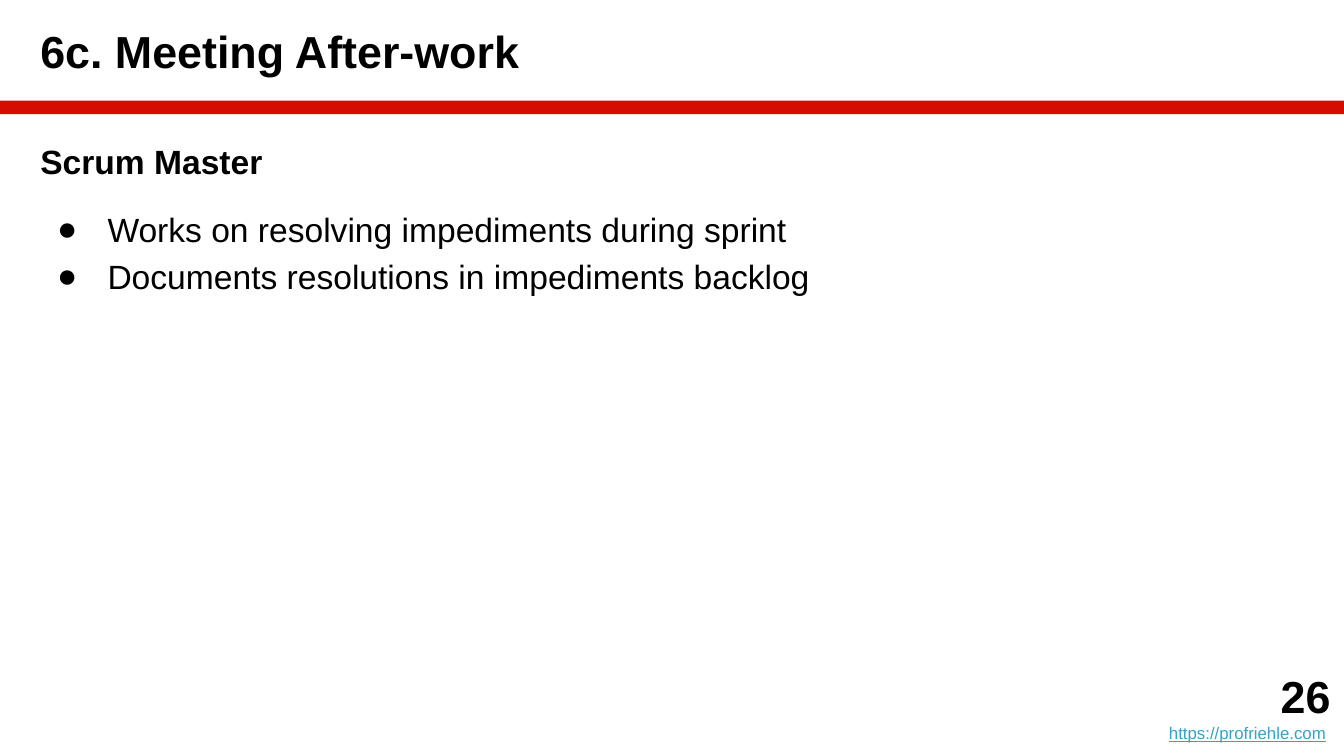
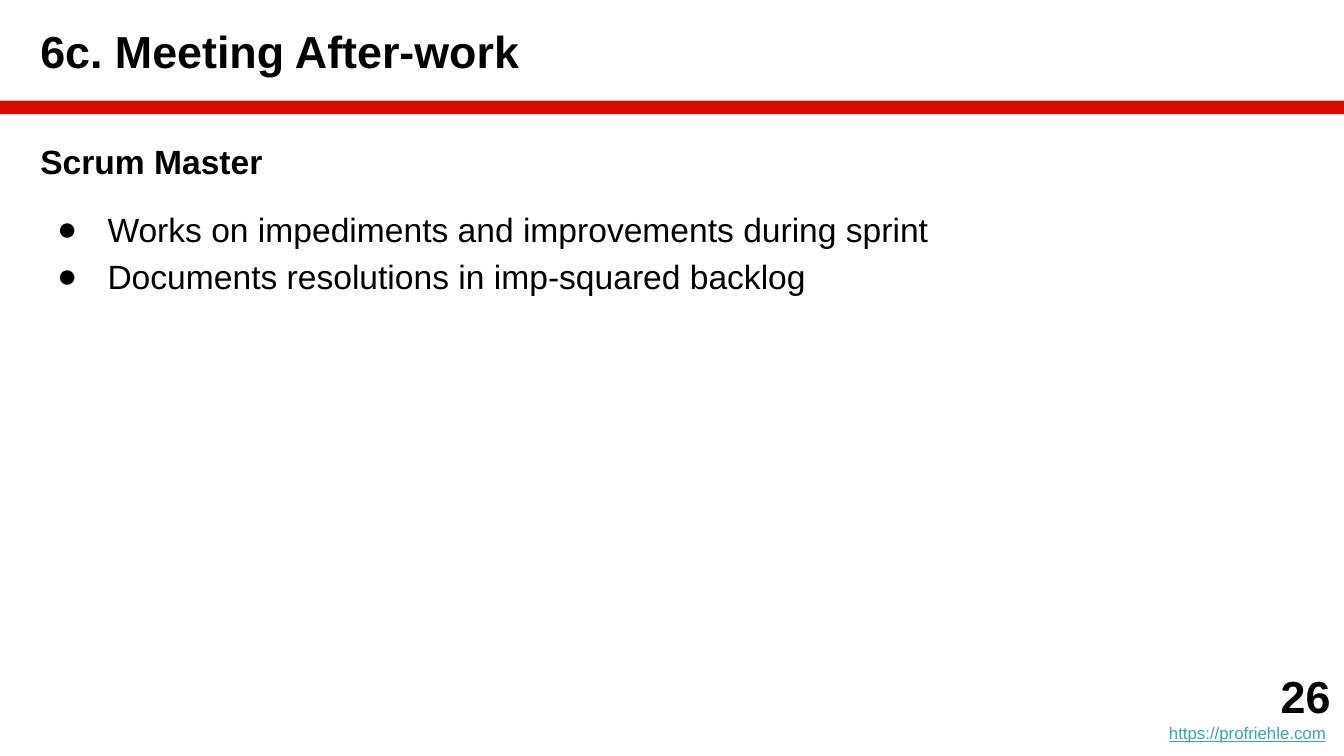
Before and after one commit to dirkriehle/amos-course, a slide deck: slide 26 of Lecture slides/AMOS B02 - Scrum and AMOS.pptx. Drawn at 1344x756 pixels with LibreOffice and Linux fonts; fonts in the diff are those of the drawing. Boxes give left, top, right and bottom in pixels: in the first picture for what was removed or moved away, otherwise in the second. Text is boxed around its words. In the diff, an @@ line names an element or a change of style, - is before the commit and + after.

```diff
--- a/Lecture slides/AMOS B02 - Scrum and AMOS.pptx
+++ b/Lecture slides/AMOS B02 - Scrum and AMOS.pptx
@@ text at (108, 217, 928, 295): text changed @@
-● Works on resolving impediments during sprint
-● Documents resolutions in impediments backlog
+● Works on impediments and improvements during sprint
+● Documents resolutions in imp-squared backlog
```
Also in this commit, not shown: 6 other slides changed, 5 other files.
